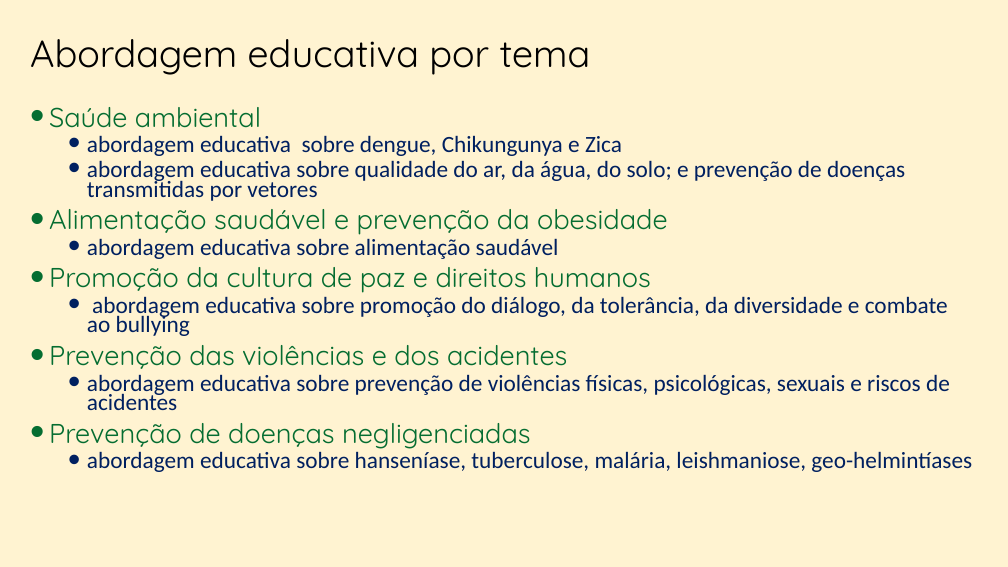
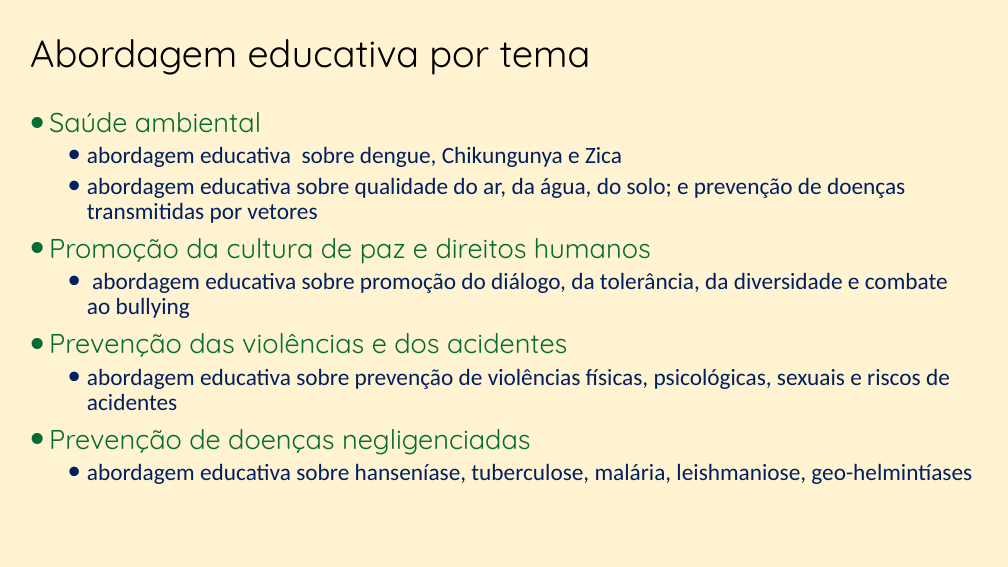
Before and after one commit to marfontenele2/MeusCursos, a slide deck: slide 20 of PSE.pptx (slide 19 before the commit). Drawn at 1008x567 pixels with LibreOffice and Linux fonts; fonts in the diff are those of the drawing; background and template pictures are left out. Boxes give left, top, right and bottom in pixels: in the first picture for what was removed or moved away, otherwise in the second. Text is boxed around its words. In the diff, an @@ line names an element or a change of style, - is before the commit and + after.

```diff
--- a/PSE.pptx
+++ b/PSE.pptx
@@ text "Saúde ambiental" at <box>49,112,972,484</box>: line spacing 0.7 to 0.9 @@
@@ text at <box>49,209,667,259</box>: paragraphs removed @@
-• Alimentação saudável e prevenção da obesidade
-  • abordagem educativa sobre alimentação saudável
```
Also in this commit, not shown: 5 other slides changed, 7 slides added, 6 slides removed.
